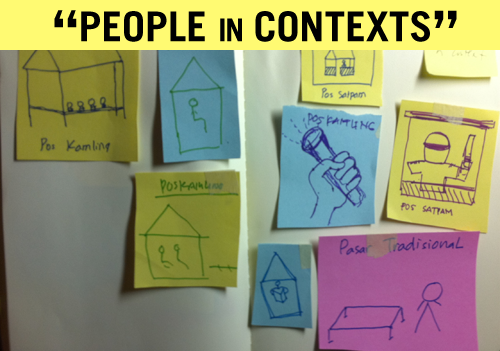
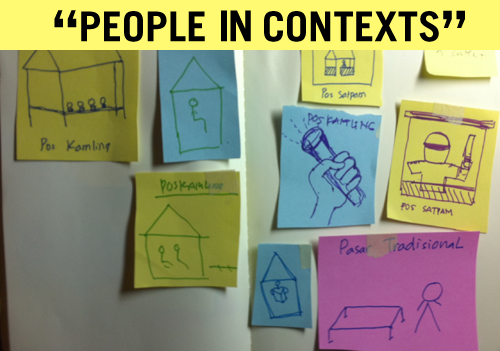
Layer changes from the first (500, 351) image to the second:
painted on "“people in contexts”" over <box>220,10,465,42</box>
